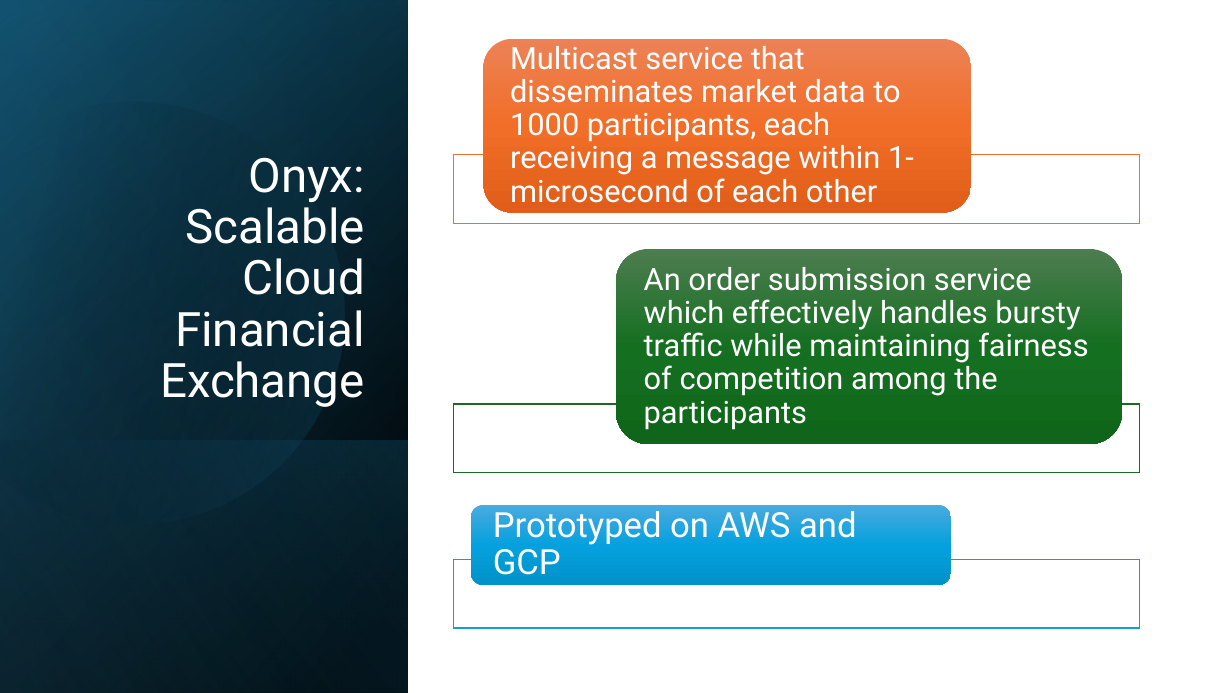
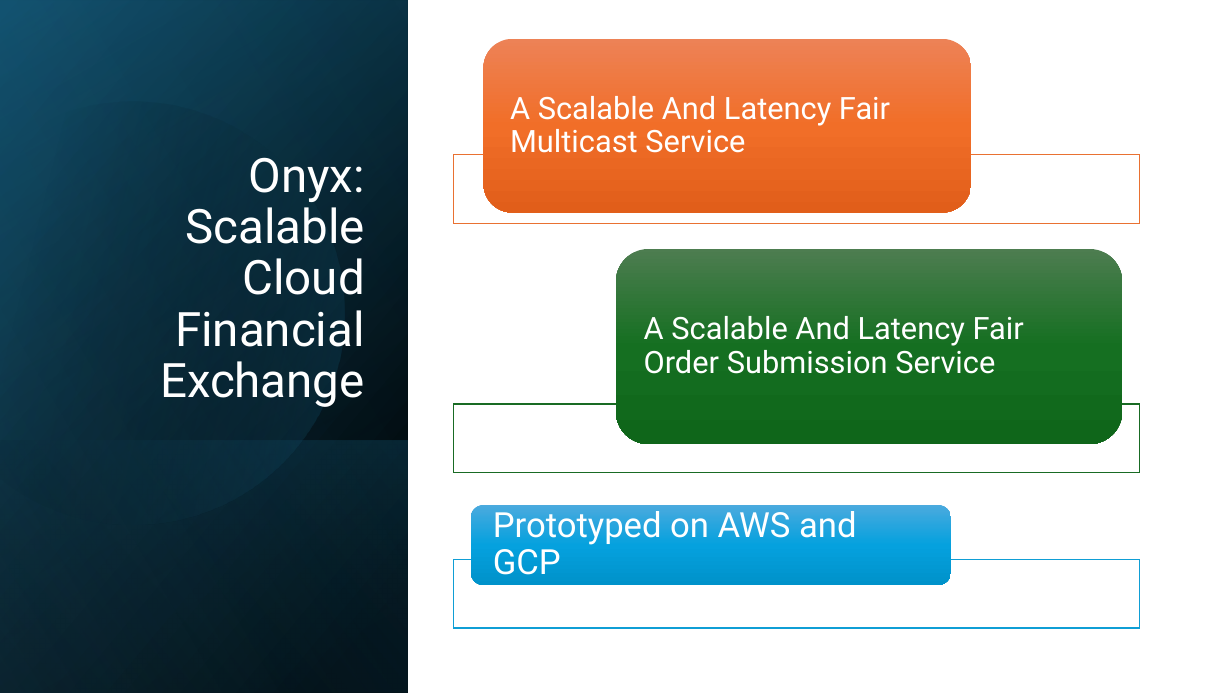
Before and after one commit to HaseebLUMS/Onyx-Presentation, a slide deck: slide 41 of thesis-latency-fairness.pptx. Drawn at 1232x693 pixels with LibreOffice and Linux fonts; fonts in the diff are those of the drawing. Boxes give left, top, right and bottom in pixels: in the first picture for what was removed or moved away, otherwise in the second. Text is boxed around its words. In the diff, an @@ line names an element or a change of style, - is before the commit and + after.

Commit message:
updated presentation

```diff
--- a/thesis-latency-fairness.pptx
+++ b/thesis-latency-fairness.pptx
@@ text at [510, 96, 890, 153]: text changed @@
-Multicast service that disseminates market data to 1000 participants, each receiving a message within 1-microsecond of each other
+A Scalable And Latency Fair Multicast Service
@@ text at [644, 316, 1024, 374]: text changed @@
-An order submission service which effectively handles bursty traffic while maintaining fairness of competition among the participants
+A Scalable And Latency Fair Order Submission Service
```
Also in this commit, not shown: 4 other slides changed.
